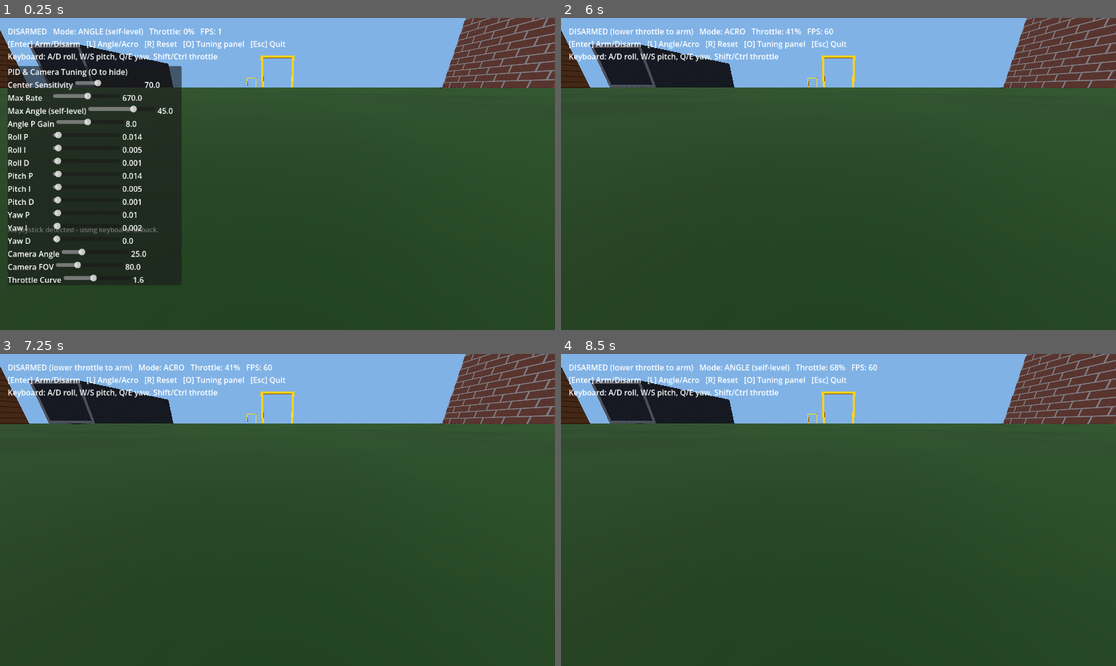
Above: before the commit, frames 1-4 (two rows, left to right).
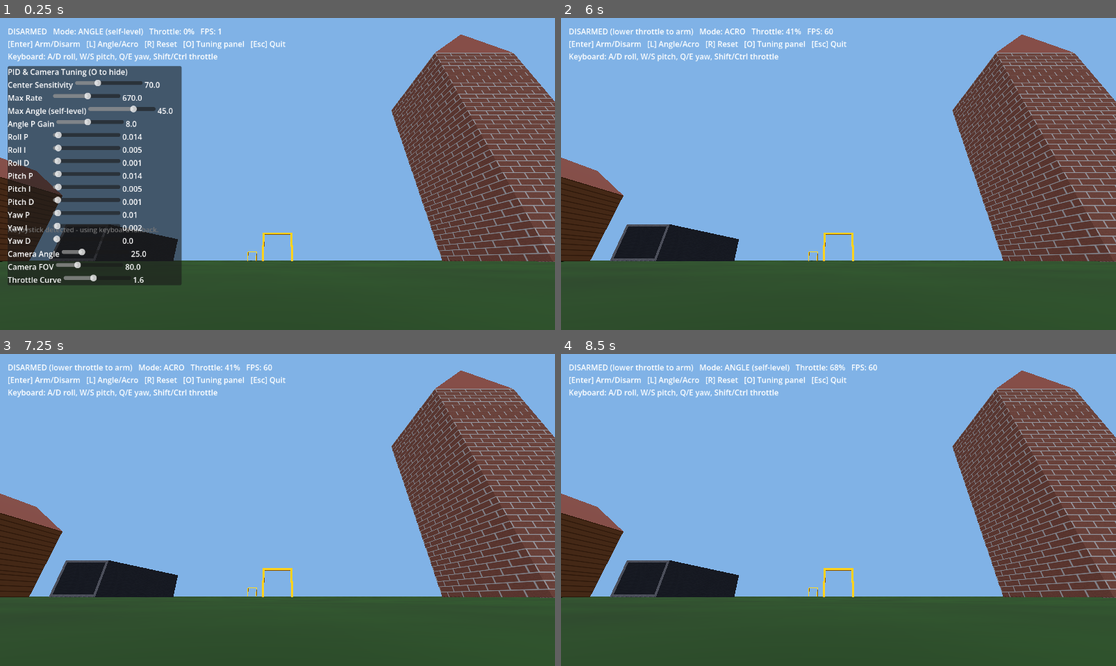
Above: after the commit, the same moments.

Repository: florian010230/static-horizon-fpv-simulator
Game: Godot game, scene res://scenes/Main.tscn
The game is run twice, just before and just after one commit, with the same random seed, the same clock (stepped at 60 frames per second) and the same inputs.
Inputs:
- Up to frame 1 (0.25 s): no input
- Up to frame 2 (6 s): tap Enter at 0.5, 2, 3.5 s; hold D 0.53-1.28 s; hold Enter 0.53-1.28 s; tap Space at 1.25, 2.75, 4.25 s; hold S 1.28-2.03 s; tap L at 1.35 s; hold D 2.03-2.78 s; hold Shift 2.03-2.78 s; hold W 2.78-3.53 s; tap Ctrl at 2.85 s; hold A 3.53-5.03 s; tap Q at 3.6 s; tap E at 4.35 s; hold S 5.03-5.78 s; hold R 5.03-5.78 s; hold D from 5.78 s (still down); tap O at 5.85 s
- Up to frame 3 (7.25 s): release D at 6.53 s; hold W from 6.53 s (still down); hold Enter from 6.53 s (still down)
- Up to frame 4 (8.5 s): release W at 7.28 s; release Enter at 7.28 s; hold D 7.28-8.03 s; tap L at 7.35 s; hold S from 8.03 s (still down); hold Shift from 8.03 s (still down)

The runs differ from the first frame. In frame 1, 58% of the frame differs, in the area x 0-100%, y 0-79%; in frame 2, 63%; in frame 3, 63%; in frame 4, 63%.

Commit message:
Flip camera angle direction: tilts up instead of down
Camera tilt direction is just a sign convention, not a physics fact -
flipped it per direct testing feedback. Also picked up the editor's
housekeeping re-save of Main.tscn (UID tags, dropped redundant default
values) from opening it in the Godot editor.

Co-Authored-By: Claude Sonnet 5 <noreply@anthropic.com>

Diff:
--- a/scenes/Main.tscn
+++ b/scenes/Main.tscn
@@ -1,16 +1,14 @@
-[gd_scene load_steps=26 format=3]
-
-[ext_resource type="Script" path="res://scripts/main.gd" id="1"]
+[gd_scene format=3 uid="uid://byikg1lw24xrf"]
+
+[ext_resource type="Script" uid="uid://cyhabh8mjj1a6" path="res://scripts/main.gd" id="1"]
 [ext_resource type="PackedScene" path="res://scenes/Drone.tscn" id="2"]
 [ext_resource type="PackedScene" path="res://scenes/UI.tscn" id="3"]
 [ext_resource type="PackedScene" path="res://scenes/Gate.tscn" id="4"]
 [ext_resource type="PackedScene" path="res://scenes/Pole.tscn" id="5"]
 
 [sub_resource type="Environment" id="Environment_main"]
-background_mode = 0
 ambient_light_source = 2
 ambient_light_color = Color(0.55, 0.6, 0.68, 1)
-ambient_light_energy = 1.0
 
 [sub_resource type="BoxMesh" id="BoxMesh_ground"]
 size = Vector3(500, 1, 500)
@@ -30,6 +28,15 @@
 [sub_resource type="BoxShape3D" id="BoxShape3D_building"]
 size = Vector3(10, 24, 10)
 
+[sub_resource type="PrismMesh" id="PrismMesh_tower_roof"]
+size = Vector3(10, 4, 10)
+
+[sub_resource type="StandardMaterial3D" id="StandardMaterial3D_roof"]
+albedo_color = Color(0.35, 0.18, 0.15, 1)
+
+[sub_resource type="BoxShape3D" id="BoxShape3D_tower_roof"]
+size = Vector3(10, 4, 10)
+
 [sub_resource type="BoxMesh" id="BoxMesh_house"]
 size = Vector3(9, 7, 9)
 
@@ -39,24 +46,18 @@
 [sub_resource type="BoxShape3D" id="BoxShape3D_house"]
 size = Vector3(9, 7, 9)
 
-[sub_resource type="PrismMesh" id="PrismMesh_tower_roof"]
-size = Vector3(10, 4, 10)
-
-[sub_resource type="BoxShape3D" id="BoxShape3D_tower_roof"]
-size = Vector3(10, 4, 10)
-
 [sub_resource type="PrismMesh" id="PrismMesh_house_roof"]
 size = Vector3(9, 3, 9)
 
 [sub_resource type="BoxShape3D" id="BoxShape3D_house_roof"]
 size = Vector3(9, 3, 9)
 
-[sub_resource type="StandardMaterial3D" id="StandardMaterial3D_roof"]
-albedo_color = Color(0.35, 0.18, 0.15, 1)
-
 [sub_resource type="BoxMesh" id="BoxMesh_tunnel_floor"]
 size = Vector3(9, 0.5, 30)
 
+[sub_resource type="StandardMaterial3D" id="StandardMaterial3D_tunnel"]
+albedo_color = Color(0.45, 0.45, 0.47, 1)
+
 [sub_resource type="BoxShape3D" id="BoxShape3D_tunnel_floor"]
 size = Vector3(9, 0.5, 30)
 
@@ -66,161 +67,154 @@
 [sub_resource type="BoxShape3D" id="BoxShape3D_tunnel_wall"]
 size = Vector3(0.5, 7, 30)
 
-[sub_resource type="StandardMaterial3D" id="StandardMaterial3D_tunnel"]
-albedo_color = Color(0.45, 0.45, 0.47, 1)
-
-[node name="Main" type="Node3D"]
+[node name="Main" type="Node3D" unique_id=1537932311]
 script = ExtResource("1")
 
-[node name="WorldEnvironment" type="WorldEnvironment" parent="."]
+[node name="WorldEnvironment" type="WorldEnvironment" parent="." unique_id=1950393038]
 environment = SubResource("Environment_main")
 
-[node name="Sun" type="DirectionalLight3D" parent="."]
-position = Vector3(0, 30, 0)
-rotation = Vector3(-0.9, -0.5, 0)
+[node name="Sun" type="DirectionalLight3D" parent="." unique_id=1382993395]
+transform = Transform3D(0.87758255, 0.37554693, -0.2980157, 0, 0.62161, 0.7833269, 0.47942555, -0.687434, 0.54551405, 0, 30, 0)
 light_energy = 1.4
 shadow_enabled = true
 
-[node name="Ground" type="StaticBody3D" parent="."]
-
-[node name="MeshInstance3D" type="MeshInstance3D" parent="Ground"]
+[node name="Ground" type="StaticBody3D" parent="." unique_id=1730777446]
+
+[node name="MeshInstance3D" type="MeshInstance3D" parent="Ground" unique_id=104037706]
 mesh = SubResource("BoxMesh_ground")
 surface_material_override/0 = SubResource("StandardMaterial3D_ground")
 
-[node name="CollisionShape3D" type="CollisionShape3D" parent="Ground"]
+[node name="CollisionShape3D" type="CollisionShape3D" parent="Ground" unique_id=1133978205]
 shape = SubResource("BoxShape3D_ground")
 
-[node name="Building" type="StaticBody3D" parent="."]
-position = Vector3(25, 12.5, -20)
-
-[node name="MeshInstance3D" type="MeshInstance3D" parent="Building"]
+[node name="Building" type="StaticBody3D" parent="." unique_id=756896859]
+transform = Transform3D(1, 0, 0, 0, 1, 0, 0, 0, 1, 25, 12.5, -20)
+
+[node name="MeshInstance3D" type="MeshInstance3D" parent="Building" unique_id=346380669]
 mesh = SubResource("BoxMesh_building")
 surface_material_override/0 = SubResource("StandardMaterial3D_building")
 
-[node name="CollisionShape3D" type="CollisionShape3D" parent="Building"]
+[node name="CollisionShape3D" type="CollisionShape3D" parent="Building" unique_id=659248376]
 shape = SubResource("BoxShape3D_building")
 
-[node name="BuildingRoof" type="StaticBody3D" parent="."]
-position = Vector3(25, 26.5, -20)
-
-[node name="MeshInstance3D" type="MeshInstance3D" parent="BuildingRoof"]
+[node name="BuildingRoof" type="StaticBody3D" parent="." unique_id=92643964]
+transform = Transform3D(1, 0, 0, 0, 1, 0, 0, 0, 1, 25, 26.5, -20)
+
+[node name="MeshInstance3D" type="MeshInstance3D" parent="BuildingRoof" unique_id=1150111424]
 mesh = SubResource("PrismMesh_tower_roof")
 surface_material_override/0 = SubResource("StandardMaterial3D_roof")
 
-[node name="CollisionShape3D" type="CollisionShape3D" parent="BuildingRoof"]
+[node name="CollisionShape3D" type="CollisionShape3D" parent="BuildingRoof" unique_id=1842902236]
 shape = SubResource("BoxShape3D_tower_roof")
 
-[node name="House1" type="StaticBody3D" parent="."]
-position = Vector3(-28, 3.5, -15)
-
-[node name="MeshInstance3D" type="MeshInstance3D" parent="House1"]
+[node name="House1" type="StaticBody3D" parent="." unique_id=349679272]
+transform = Transform3D(1, 0, 0, 0, 1, 0, 0, 0, 1, -28, 3.5, -15)
+
+[node name="MeshInstance3D" type="MeshInstance3D" parent="House1" unique_id=423722334]
 mesh = SubResource("BoxMesh_house")
 surface_material_override/0 = SubResource("StandardMaterial3D_house")
 
-[node name="CollisionShape3D" type="CollisionShape3D" parent="House1"]
+[node name="CollisionShape3D" type="CollisionShape3D" parent="House1" unique_id=1648568734]
 shape = SubResource("BoxShape3D_house")
 
-[node name="House1Roof" type="StaticBody3D" parent="."]
-position = Vector3(-28, 8.5, -15)
-
-[node name="MeshInstance3D" type="MeshInstance3D" parent="House1Roof"]
+[node name="House1Roof" type="StaticBody3D" parent="." unique_id=333991742]
+transform = Transform3D(1, 0, 0, 0, 1, 0, 0, 0, 1, -28, 8.5, -15)
+
+[node name="MeshInstance3D" type="MeshInstance3D" parent="House1Roof" unique_id=1556262954]
 mesh = SubResource("PrismMesh_house_roof")
 surface_material_override/0 = SubResource("StandardMaterial3D_roof")
 
-[node name="CollisionShape3D" type="CollisionShape3D" parent="House1Roof"]
+[node name="CollisionShape3D" type="CollisionShape3D" parent="House1Roof" unique_id=889068235]
 shape = SubResource("BoxShape3D_house_roof")
 
-[node name="House2" type="StaticBody3D" parent="."]
-position = Vector3(22, 3.5, 30)
-
-[node name="MeshInstance3D" type="MeshInstance3D" parent="House2"]
+[node name="House2" type="StaticBody3D" parent="." unique_id=628171356]
+transform = Transform3D(1, 0, 0, 0, 1, 0, 0, 0, 1, 22, 3.5, 30)
+
+[node name="MeshInstance3D" type="MeshInstance3D" parent="House2" unique_id=685940175]
 mesh = SubResource("BoxMesh_house")
 surface_material_override/0 = SubResource("StandardMaterial3D_house")
 
-[node name="CollisionShape3D" type="CollisionShape3D" parent="House2"]
+[node name="CollisionShape3D" type="CollisionShape3D" parent="House2" unique_id=2048723548]
 shape = SubResource("BoxShape3D_house")
 
-[node name="House2Roof" type="StaticBody3D" parent="."]
-position = Vector3(22, 8.5, 30)
-
-[node name="MeshInstance3D" type="MeshInstance3D" parent="House2Roof"]
+[node name="House2Roof" type="StaticBody3D" parent="." unique_id=12791146]
+transform = Transform3D(1, 0, 0, 0, 1, 0, 0, 0, 1, 22, 8.5, 30)
+
+[node name="MeshInstance3D" type="MeshInstance3D" parent="House2Roof" unique_id=1080340300]
 mesh = SubResource("PrismMesh_house_roof")
 surface_material_override/0 = SubResource("StandardMaterial3D_roof")
 
-[node name="CollisionShape3D" type="CollisionShape3D" parent="House2Roof"]
+[node name="CollisionShape3D" type="CollisionShape3D" parent="House2Roof" unique_id=1818727971]
 shape = SubResource("BoxShape3D_house_roof")
 
-[node name="TunnelFloor" type="StaticBody3D" parent="."]
-position = Vector3(-40, 0.75, -55)
-
-[node name="MeshInstance3D" type="MeshInstance3D" parent="TunnelFloor"]
+[node name="TunnelFloor" type="StaticBody3D" parent="." unique_id=1249513108]
+transform = Transform3D(1, 0, 0, 0, 1, 0, 0, 0, 1, -40, 0.75, -55)
+
+[node name="MeshInstance3D" type="MeshInstance3D" parent="TunnelFloor" unique_id=1318189333]
 mesh = SubResource("BoxMesh_tunnel_floor")
 surface_material_override/0 = SubResource("StandardMaterial3D_tunnel")
 
-[node name="CollisionShape3D" type="CollisionShape3D" parent="TunnelFloor"]
+[node name="CollisionShape3D" type="CollisionShape3D" parent="TunnelFloor" unique_id=1771530554]
 shape = SubResource("BoxShape3D_tunnel_floor")
 
-[node name="TunnelCeiling" type="StaticBody3D" parent="."]
-position = Vector3(-40, 7.25, -55)
-
-[node name="MeshInstance3D" type="MeshInstance3D" parent="TunnelCeiling"]
+[node name="TunnelCeiling" type="StaticBody3D" parent="." unique_id=1212374413]
+transform = Transform3D(1, 0, 0, 0, 1, 0, 0, 0, 1, -40, 7.25, -55)
+
+[node name="MeshInstance3D" type="MeshInstance3D" parent="TunnelCeiling" unique_id=406059447]
 mesh = SubResource("BoxMesh_tunnel_floor")
 surface_material_override/0 = SubResource("StandardMaterial3D_tunnel")
 
-[node name="CollisionShape3D" type="CollisionShape3D" parent="TunnelCeiling"]
+[node name="CollisionShape3D" type="CollisionShape3D" parent="TunnelCeiling" unique_id=303961103]
 shape = SubResource("BoxShape3D_tunnel_floor")
 
-[node name="TunnelWallLeft" type="StaticBody3D" parent="."]
-position = Vector3(-44.25, 4.0, -55)
-
-[node name="MeshInstance3D" type="MeshInstance3D" parent="TunnelWallLeft"]
+[node name="TunnelWallLeft" type="StaticBody3D" parent="." unique_id=2147144614]
+transform = Transform3D(1, 0, 0, 0, 1, 0, 0, 0, 1, -44.25, 4, -55)
+
+[node name="MeshInstance3D" type="MeshInstance3D" parent="TunnelWallLeft" unique_id=1706641505]
 mesh = SubResource("BoxMesh_tunnel_wall")
 surface_material_override/0 = SubResource("StandardMaterial3D_tunnel")
 
-[node name="CollisionShape3D" type="CollisionShape3D" parent="TunnelWallLeft"]
+[node name="CollisionShape3D" type="CollisionShape3D" parent="TunnelWallLeft" unique_id=1342754691]
 shape = SubResource("BoxShape3D_tunnel_wall")
 
-[node name="TunnelWallRight" type="StaticBody3D" parent="."]
-position = Vector3(-35.75, 4.0, -55)
-
-[node name="MeshInstance3D" type="MeshInstance3D" parent="TunnelWallRight"]
+[node name="TunnelWallRight" type="StaticBody3D" parent="." unique_id=478603078]
+transform = Transform3D(1, 0, 0, 0, 1, 0, 0, 0, 1, -35.75, 4, -55)
+
+[node name="MeshInstance3D" type="MeshInstance3D" parent="TunnelWallRight" unique_id=1320258581]
 mesh = SubResource("BoxMesh_tunnel_wall")
 surface_material_override/0 = SubResource("StandardMaterial3D_tunnel")
 
-[node name="CollisionShape3D" type="CollisionShape3D" parent="TunnelWallRight"]
+[node name="CollisionShape3D" type="CollisionShape3D" parent="TunnelWallRight" unique_id=1226256587]
 shape = SubResource("BoxShape3D_tunnel_wall")
 
-[node name="Gate1" parent="." instance=ExtResource("4")]
-position = Vector3(0, 0, -35)
-
-[node name="Gate2" parent="." instance=ExtResource("4")]
-position = Vector3(50, 0, -55)
-rotation = Vector3(0, 1.047198, 0)
-
-[node name="Gate3" parent="." instance=ExtResource("4")]
-position = Vector3(-10, 0, -80)
-rotation = Vector3(0, -0.349066, 0)
-scale = Vector3(0.75, 0.75, 0.75)
-
-[node name="Pole1" parent="." instance=ExtResource("5")]
-position = Vector3(5, 3.5, 45)
-
-[node name="Pole2" parent="." instance=ExtResource("5")]
-position = Vector3(10, 3.5, 50)
-
-[node name="Pole3" parent="." instance=ExtResource("5")]
-position = Vector3(5, 3.5, 55)
-
-[node name="Pole4" parent="." instance=ExtResource("5")]
-position = Vector3(10, 3.5, 60)
-
-[node name="Pole5" parent="." instance=ExtResource("5")]
-position = Vector3(5, 3.5, 65)
-
-[node name="Pole6" parent="." instance=ExtResource("5")]
-position = Vector3(10, 3.5, 70)
-
-[node name="Drone" parent="." instance=ExtResource("2")]
-position = Vector3(0, 0.6, 0)
-
-[node name="UI" parent="." instance=ExtResource("3")]
+[node name="Gate1" parent="." unique_id=2011873533 instance=ExtResource("4")]
+transform = Transform3D(1, 0, 0, 0, 1, 0, 0, 0, 1, 0, 0, -35)
+
+[node name="Gate2" parent="." unique_id=1857130539 instance=ExtResource("4")]
+transform = Transform3D(0.49999955, 0, 0.8660257, 0, 1, 0, -0.8660257, 0, 0.49999955, 50, 0, -55)
+
+[node name="Gate3" parent="." unique_id=1362121149 instance=ExtResource("4")]
+transform = Transform3D(0.70476943, 0, -0.2565152, 0, 0.75, 0, 0.2565152, 0, 0.70476943, -10, 0, -80)
+
+[node name="Pole1" parent="." unique_id=1991681577 instance=ExtResource("5")]
+transform = Transform3D(1, 0, 0, 0, 1, 0, 0, 0, 1, 5, 3.5, 45)
+
+[node name="Pole2" parent="." unique_id=783724216 instance=ExtResource("5")]
+transform = Transform3D(1, 0, 0, 0, 1, 0, 0, 0, 1, 10, 3.5, 50)
+
+[node name="Pole3" parent="." unique_id=773941734 instance=ExtResource("5")]
+transform = Transform3D(1, 0, 0, 0, 1, 0, 0, 0, 1, 5, 3.5, 55)
+
+[node name="Pole4" parent="." unique_id=1460592913 instance=ExtResource("5")]
+transform = Transform3D(1, 0, 0, 0, 1, 0, 0, 0, 1, 10, 3.5, 60)
+
+[node name="Pole5" parent="." unique_id=36861226 instance=ExtResource("5")]
+transform = Transform3D(1, 0, 0, 0, 1, 0, 0, 0, 1, 5, 3.5, 65)
+
+[node name="Pole6" parent="." unique_id=1973345851 instance=ExtResource("5")]
+transform = Transform3D(1, 0, 0, 0, 1, 0, 0, 0, 1, 10, 3.5, 70)
+
+[node name="Drone" parent="." unique_id=793737330 instance=ExtResource("2")]
+transform = Transform3D(1, 0, 0, 0, 1, 0, 0, 0, 1, 0, 0.6, 0)
+
+[node name="UI" parent="." unique_id=1858223638 instance=ExtResource("3")]
--- a/scripts/drone.gd
+++ b/scripts/drone.gd
@@ -169,7 +169,7 @@
 	if _camera_mount == null:
 		return
 	var rot: Vector3 = _camera_mount.rotation_degrees
-	rot.x = -camera_angle_deg
+	rot.x = camera_angle_deg
 	_camera_mount.rotation_degrees = rot
 	if _camera:
 		_camera.fov = camera_fov_deg
Not shown, changed: README.md
